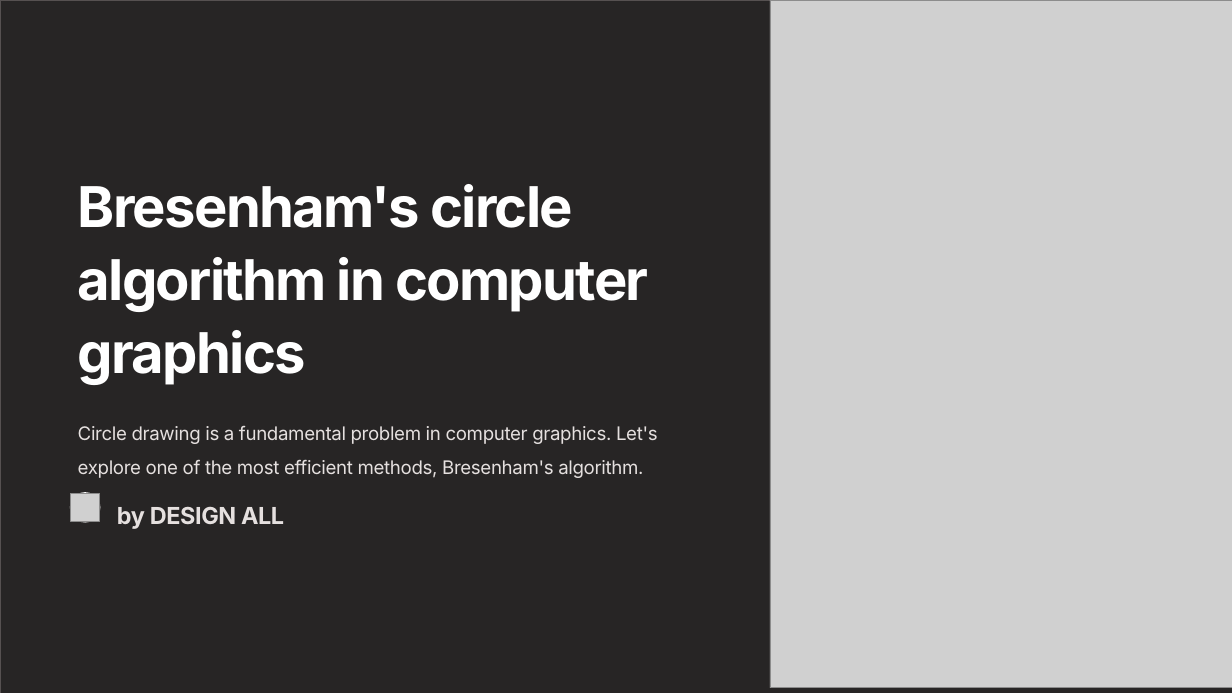
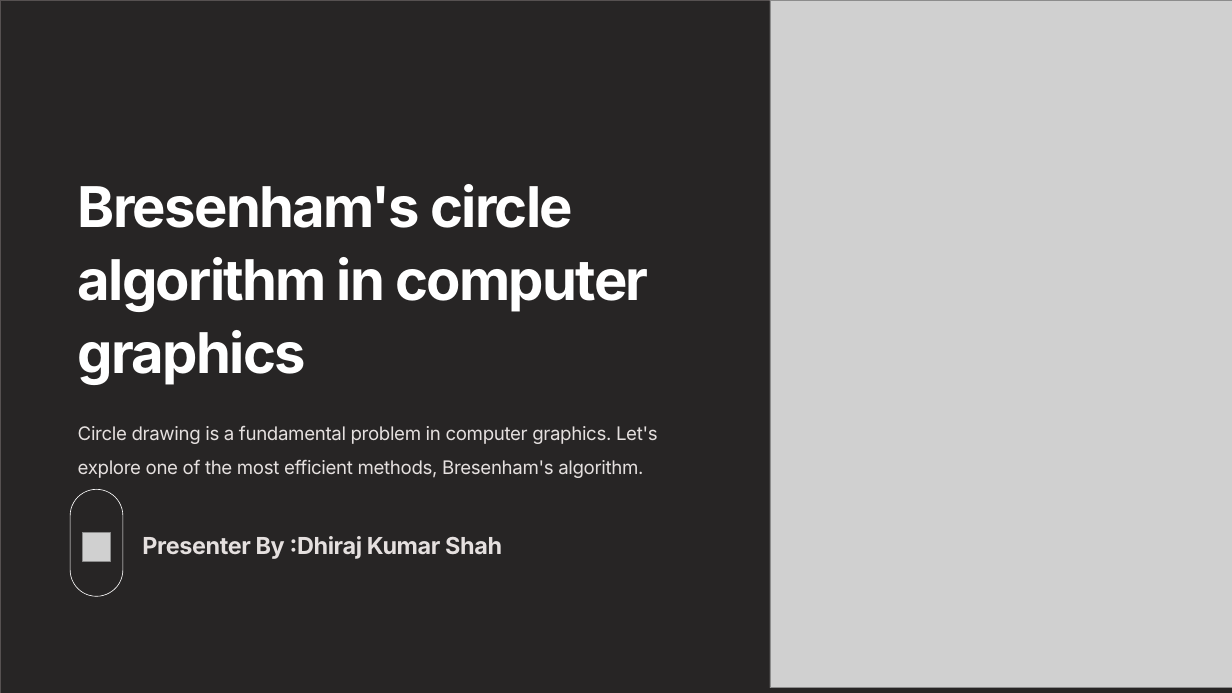
Before and after one commit to shahdhiraj/Presentation_slides, a slide deck: slide 1 of Bresenham's.pptx. Drawn at 1232x693 pixels with LibreOffice and Linux fonts; fonts in the diff are those of the drawing; grey boxes stand for pictures. Boxes give left, top, right and bottom in pixels: in the first picture for what was removed or moved away, otherwise in the second. Text is boxed around its words. In the diff, an @@ line names an element or a change of style, - is before the commit and + after.

```diff
--- a/Bresenham's.pptx
+++ b/Bresenham's.pptx
@@ rounded rectangle: place and size @@
-rounded rectangle at <box>70,493,100,523</box>
+rounded rectangle at <box>70,489,122,596</box>
@@ rounded rectangle at <box>70,489,122,596</box>: proportions changed @@
@@ picture: place and size @@
-picture at <box>71,493,99,521</box>
+picture at <box>82,533,111,561</box>
@@ text at <box>142,536,502,559</box>: text changed @@
-by DESIGN ALL
+Presenter By :Dhiraj Kumar Shah
```
Also in this commit, not shown: 2 other slides changed, 3 slides added.
